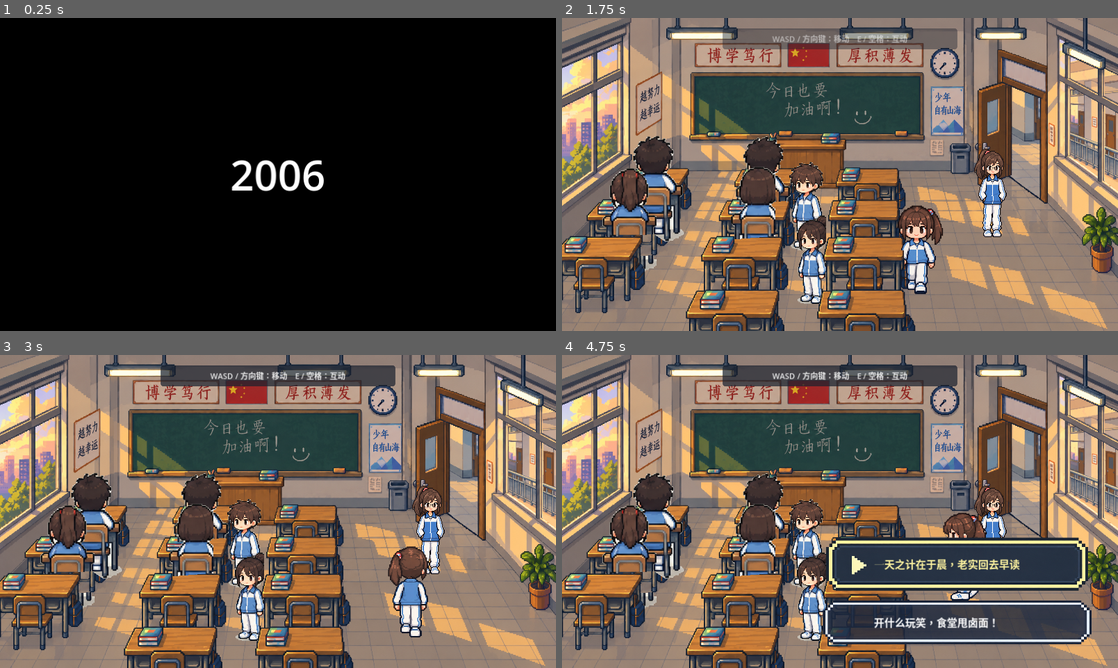
Above: before the commit, frames 1-4 (two rows, left to right).
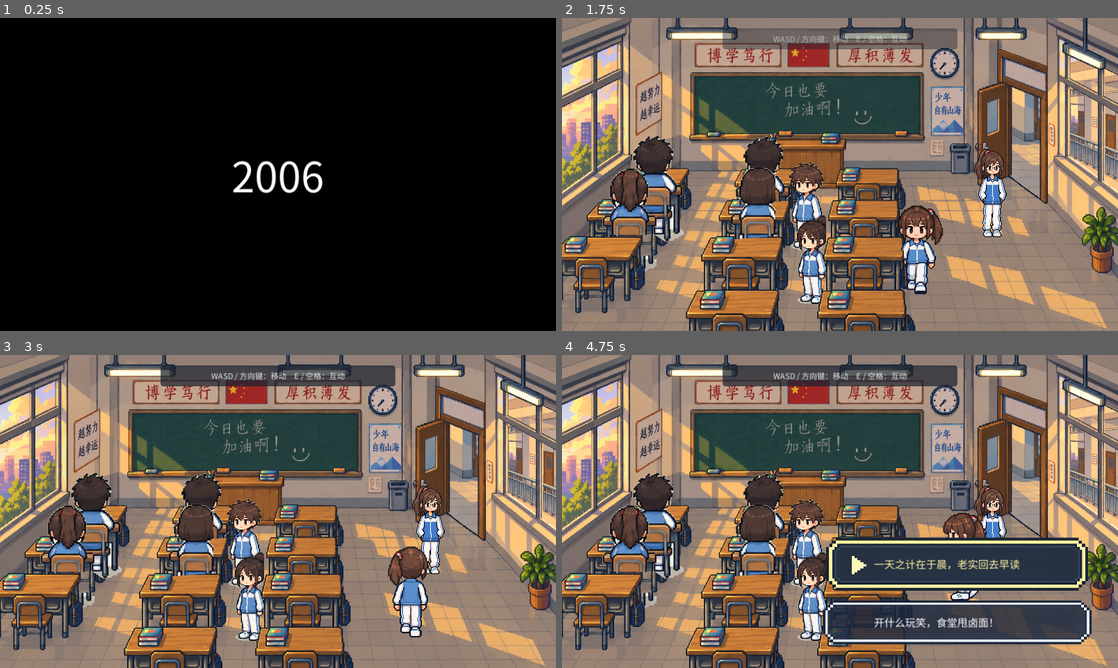
Above: after the commit, the same moments.

Repository: margaret1123/qiu-s-birthday
Game: Godot game, scene res://s01_classroom.tscn
Two runs of this game, one before a commit and one after it. Both use one fixed random seed, a clock stepped at 60 frames per second and the inputs below.
Inputs (mouse positions are in pixels of both pictures, inside the frame that each line leads up to):
- Up to frame 1 (0.25 s): no input
- Up to frame 2 (1.75 s): tap Enter (ui_accept) at 0.5, 0.77, 1.52 s; move the mouse to (962, 158) at 0.52 s; hold Right (ui_right) 0.53-1.28 s; tap E (interact) at 0.6, 1.35 s; move the mouse to (728, 190) at 1.27 s; hold Down (ui_down) from 1.28 s (still down)
- Up to frame 3 (3 s): move the mouse to (333, 442) at 2.02 s; release Down (ui_down) at 2.03 s; hold Right (ui_right) 2.03-2.78 s; tap E (interact) at 2.1, 2.85 s; move the mouse to (250, 574) at 2.77 s; hold Up (ui_up) from 2.78 s (still down)
- Up to frame 4 (4.75 s): tap Enter (ui_accept) at 3.02, 3.77, 4.25, 4.52 s; move the mouse to (1006, 558) at 3.52 s; release Up (ui_up) at 3.53 s; hold Left (ui_left) from 3.53 s (still down); tap E (interact) at 3.6, 4.35 s; move the mouse to (673, 464) at 4.27 s

The runs differ from the first frame. In frame 1, 0.6% of the frame differs, in the area x 41-59%, y 45-56%; in frame 2, 0.2%; in frame 3, 0.3%; in frame 4, 1.1%, in the area x 37-83%, y 5-88%.

Commit message:
build: bundle a font so the Web build can render Chinese
A browser hands a page no system fonts, and the stock Godot font carries no
ideographs, so every line of dialogue in the Web build came out as missing-glyph
boxes while the Windows build looked fine on the OS fallback. Ship a font
instead of borrowing one: two subsets of Noto Sans CJK SC and Noto Sans (both
OFL), cut to the 319 characters this game can actually print, chained through a
FontVariation so the Cyrillic mark in the S11 kaomoji resolves too.

One project setting plus three resource files. No story, dialogue, choice,
position, scale, background or collision change.

Diff:
--- /dev/null
+++ b/art/fonts/QiuSans.tres
@@ -0,0 +1,14 @@
+[gd_resource type="FontVariation" load_steps=3 format=3]
+
+[ext_resource type="FontFile" path="res://art/fonts/QiuSans.otf" id="1_base"]
+[ext_resource type="FontFile" path="res://art/fonts/QiuSansFallback.ttf" id="2_cyrillic"]
+
+; The game ships its own font so the Web build renders CJK at all: a browser
+; offers no system fonts to fall back on, and the stock font has no ideographs.
+; The two files are subsets of Noto Sans CJK SC and Noto Sans (both OFL), cut to
+; the glyphs this game actually prints. QiuSans carries the Chinese; the much
+; smaller companion is chained behind it for the handful of Cyrillic marks in
+; the S11 kaomoji, which Noto Sans CJK does not cover.
+[resource]
+base_font = ExtResource("1_base")
+fallbacks = Array[Font]([ExtResource("2_cyrillic")])
--- a/project.godot
+++ b/project.godot
@@ -24,6 +24,10 @@
 window/size/viewport_width=1280
 window/size/viewport_height=720
 window/stretch/mode="canvas_items"
+
+[gui]
+
+theme/custom_font="res://art/fonts/QiuSans.tres"
 
 [input]
 
Binary file added: art/fonts/QiuSans.otf
Not shown, added: art/fonts/QiuSans.otf.import
Binary file added: art/fonts/QiuSansFallback.ttf
Not shown, added: art/fonts/QiuSansFallback.ttf.import
Not shown, changed: .gitignore
